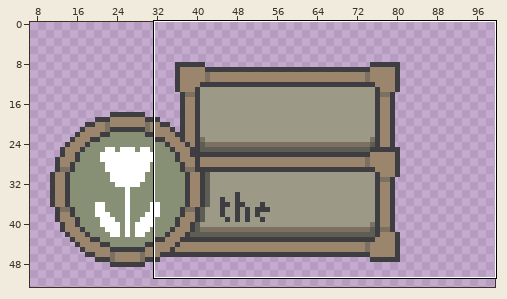
Two states of a pixel-art file, Assets/Graphics/UI/HUD/DateTime.aseprite. The first picture is a wide view before the edit; the outline marks the close-up.
Close-up. The starting point:
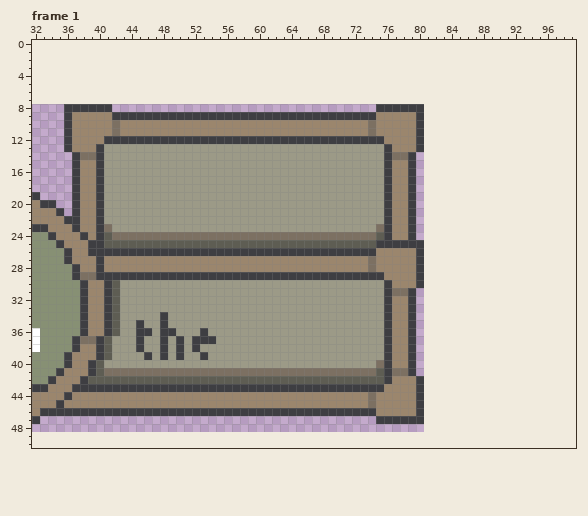
70x41 pixels, 4 frames. Colours within 5 levels of each other are drawn and written as one. Shown: frame 1: x 32..99, y 0..50. The old version is drawn lined up with the new one, on the new canvas. The wide view leaves out empty margins. The commit also changed other frames or places, which this record leaves out.
The same view after the edit:
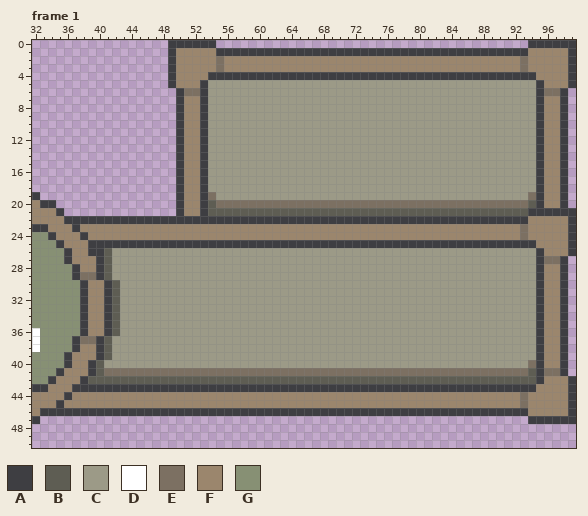
Palette (. is transparent): A #3e3e42  B #5e5d53  C #9c9a87  D #ffffff  E #7c7062  F #9b866d  G #879074
The exact change:
canvas 70x41 -> 100x56, the old top-left corner now at 11,8
Changed rows in their new state; - is an unchanged pixel.
Frame 1:
first column x 36:
 0 -------------AAAAAA---------------------------------------AAAAAA
 1 -------------AFFFFFAAAAAAAAAAAAAAAAAAAAAAAAAAAAAAAAAAAAAAAFFFFFA
 2 -------------AFFFFFEFFFFFFFFFFFFFFFFFFFFFFFFFFFFFFFFFFFFFEFFFFFA
 3 -------------AFFFFFEFFFFFFFFFFFFFFFFFFFFFFFFFFFFFFFFFFFFFEFFFFFA
 4 -------------AFFFFAAAAAAAAAAAAAAAAAAAAAAAAAAAAAAAAAAAAAAAAAFFFFA
 5 -------------AFFFACCCCCCCCCCCCCCCCCCCCCCCCCCCCCCCCCCCCCCCCCAFFFA
 6 --------------AEEACCCCCCCCCCCCCCCCCCCCCCCCCCCCCCCCCCCCCCCCCAEEA-
 7 --------------AFFACCCCCCCCCCCCCCCCCCCCCCCCCCCCCCCCCCCCCCCCCAFFA-
 8 ......--------AFFACCCCCCCCCCCCCCCCCCCCCCCCCCCCCCCCCCCCCCCCCAFFA-
 9 ..............-FF-CCCCCCCCCCCCCCCCCCCCCCCCCCCCCCCCCCCCCCCCCAFFA-
10 ..............A--ACCCCCCCCCCCCCCCCCCCCCCCCCCCCCCCCCCCCCCCCCAFFA-
11 ..............A--ACCCCCCCCCCCCCCCCCCCCCCCCCCCCCCCCCCCCCCCCCAFFA-
12 ..............-FF-CCCCCCCCCCCCCCCCCCCCCCCCCCCCCCCCCCCCCCCCCAFFA-
13 ..............AFFA----------------------CCCCCCCCCCCCCCCCCCCAFFA-
14 -.............AFFA----------------------CCCCCCCCCCCCCCCCCCCAFFA-
15 -.............AFFA----------------------CCCCCCCCCCCCCCCCCCCAFFA-
16 -.............AFFA----------------------CCCCCCCCCCCCCCCCCCCAFFA-
17 -.............AFFA----------------------CCCCCCCCCCCCCCCCCCCAFFA-
18 -.............AFFA----------------------CCCCCCCCCCCCCCCCCCCAFFA-
19 -.............AFFAE---------------------CCCCCCCCCCCCCCCCCCEAFFA-
20 -.............AFFABEEEEEEEEEEEEEEEEEEEEEEEEEEEEEEEEEEEEEEEBAFFA-
21 -.............AFFABBBBBBBBBBBBBBBBBBBBBBBBBBBBBBBBBBBBBBBBAAAAAA
22 --AA-AAAAAAAAAAAAAAAAAAAAAAAAAAAAAAAAAAA-AA-AAAAAAAAAAAAAAFFFFFA
23 ----FFFFFFFFFFFFFFFFFFFFFFFFFFFFFFFFFFFFF--FFFFFFFFFFFFFFEFFFFFA
24 ----FFFFFFFFFFFFFFFFFFFFFFFFFFFFFFFFFFFFF--FFFFFFFFFFFFFFEFFFFFA
25 -----AAAAAAAAAAAAAAAAAAAAAAAAAAAAAAAAAA------AAAAAAAAAAAAAAFFFFA
26 -----BCCCCCCCCCCCCCCCCCCCCCCCCCCCCCCCCCCCCCCCCCCCCCCCCCCCCCAFFFA
27 -----BCCCCCCCCCCCCCCCCCCCCCCCCCCCCCCCCCCCCCCCCCCCCCCCCCCCCCAEEA-
28 -----BCCCCCCCCCCCCCCCCCCCCCCCCCCCCCCCCCCCCCCCCCCCCCCCCCCCCCAFFA-
29 -----BCCCCCCCCCCCCCCCCCCCCCCCCCCCCCCCCCCCCCCCCCCCCCCCCCCCCCAFFA-
30 ----------------------------------------CCCCCCCCCCCCCCCCCCCAFFA-
31 ----------------------------------------CCCCCCCCCCCCCCCCCCCAFFA-
32 ----------------------------------------CCCCCCCCCCCCCCCCCCCAFFA-
33 ----------------------------------------CCCCCCCCCCCCCCCCCCCAFFA-
34 ------------C---------------------------CCCCCCCCCCCCCCCCCCCAFFA-
35 ---------C--C---------------------------CCCCCCCCCCCCCCCCCCCAFFA-
36 ---------CC-CC---C----------------------CCCCCCCCCCCCCCCCCCCAFFA-
37 ---------C--C-C-CCC---------------------CCCCCCCCCCCCCCCCCCCAFFA-
38 ---------C--C-C-C-----------------------CCCCCCCCCCCCCCCCCCCAFFA-
39 ----------C-C-C--C----------------------CCCCCCCCCCCCCCCCCCCAFFA-
40 ---------------------------------------CCCCCCCCCCCCCCCCCCCEAFFA-
41 ---------------------------------------EE--EEEEEEEEEEEEEEEBAEEA-
42 ----------------------------------------BBBBBBBBBBBBBBBBBBBAFFFA
43 ----------------------------------------AAAA-AAAAAAAAAAAAAAFFFFA
44 --------------------------------------F-----FFFFFFFFFFFFFEFFFFFA
45 --------------------------------------F-----FFFFFFFFFFFFFEFFFFFA
46 ---------------------------------------AAAAA-AAAAAAAAAAAAAFFFFFA
47 ---------------------------------------......-------------AAAAAA
